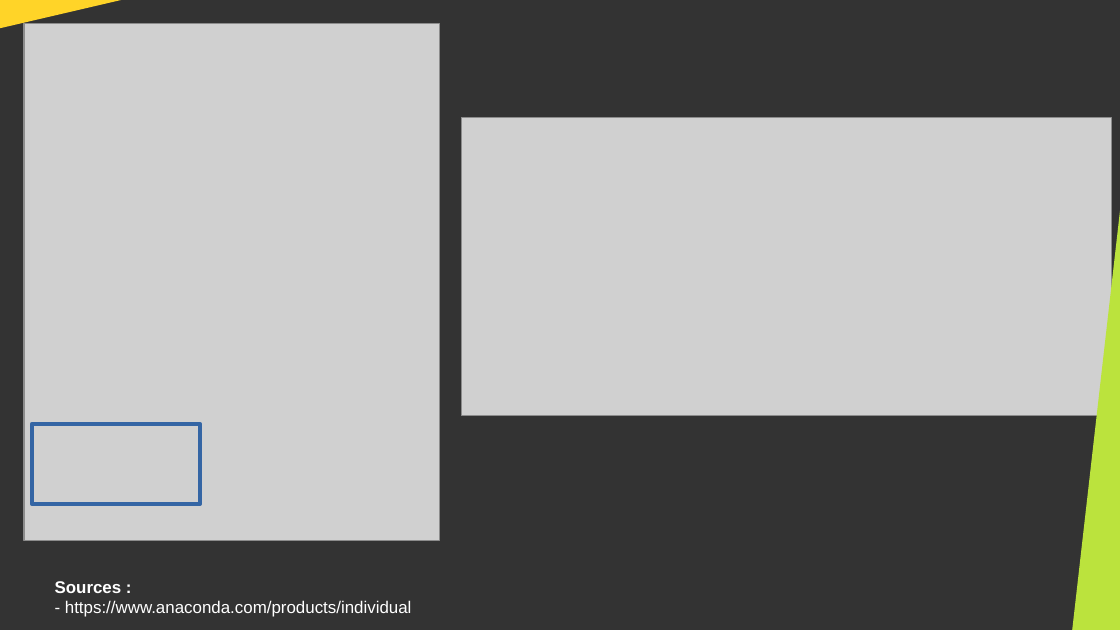
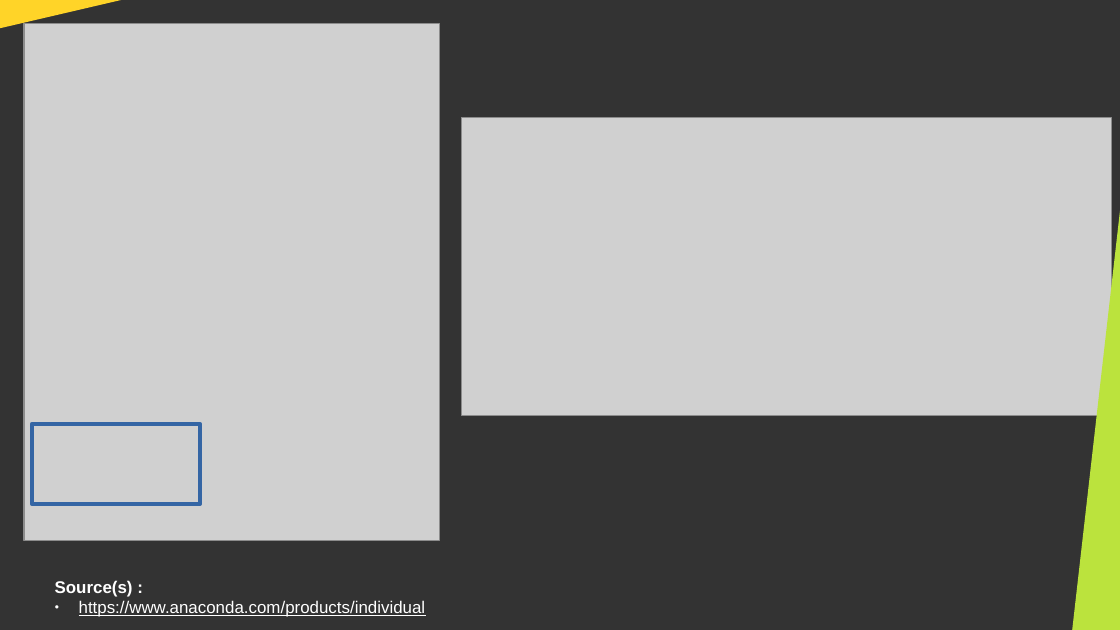
Before and after one commit to DanYellow/cours, a slide deck: slide 7 of big-data-s4/travaux-pratiques/numero-4/presentation.odp. Drawn at 1120x630 pixels with LibreOffice and Linux fonts; fonts in the diff are those of the drawing; grey boxes stand for pictures. Boxes give left, top, right and bottom in pixels: in the first picture for what was removed or moved away, otherwise in the second. Text is boxed around its words. In the diff, an @@ line names an element or a change of style, - is before the commit and + after.

```diff
--- a/big-data-s4/travaux-pratiques/numero-4/presentation.odp
+++ b/big-data-s4/travaux-pratiques/numero-4/presentation.odp
@@ text at [55,580,426,617]: text changed @@
-Sources :
-- https://www.anaconda.com/products/individual
+Source(s) :
+● https://www.anaconda.com/products/individual
```
Also in this commit, not shown: 4 other slides changed, 7 other files.
